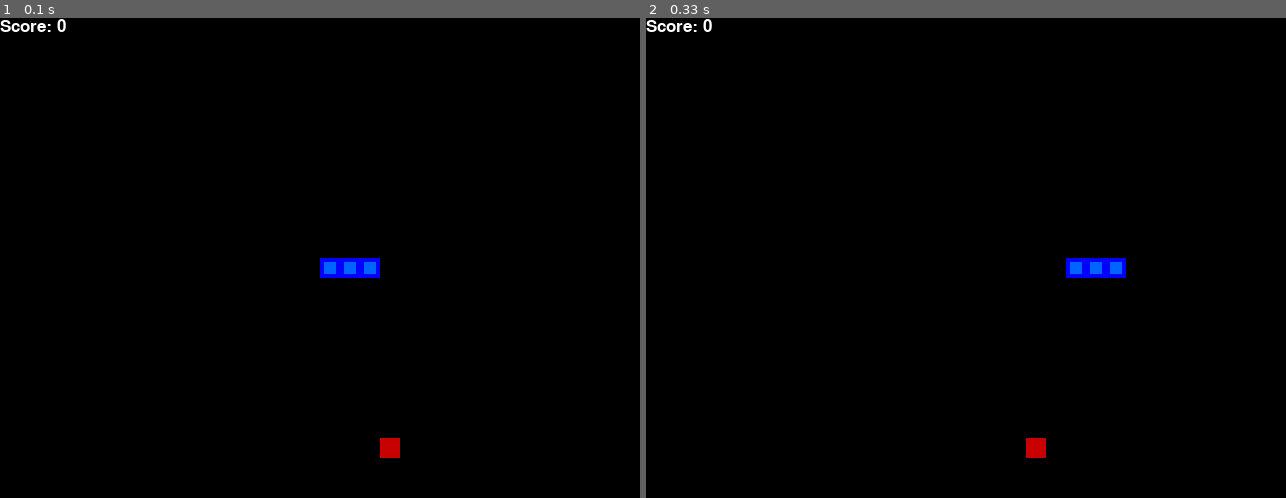
Above: before the commit, frames 1-2 (left to right).
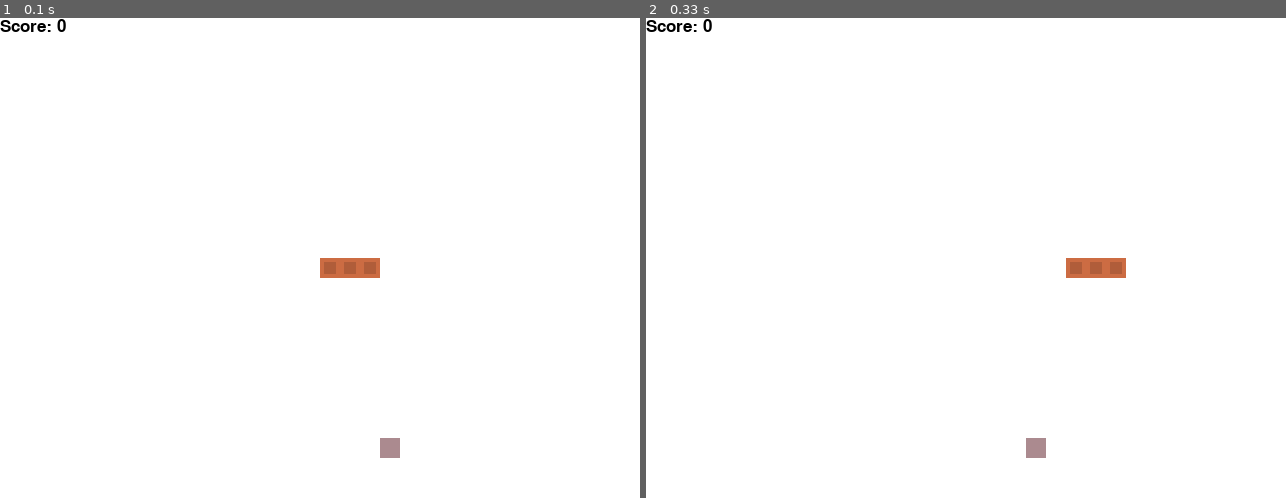
Above: after the commit, the same moments.

Repository: seankim658/Snake-Reinforcement-Learning
Game: pygame game, started from pygame_testing.py
Same seed, same stepped clock (60 frames per second), same inputs: the game is played once before the commit and once after it.
Inputs:
- Up to frame 1 (0.1 s): no input
- Up to frame 2 (0.33 s): no input

The runs differ from the first frame. In frame 1, 100% of the frame differs, in the area x 0-100%, y 0-100%; in frame 2, 100%.

Commit message:
finished human playable snake game

Diff:
--- a/pygame_testing.py
+++ b/pygame_testing.py
@@ -23,11 +23,11 @@
 Point = namedtuple('Point', 'x, y')
 
 # game colors
-WHITE = (255, 255, 255)
-RED = (200, 0, 0)
-BLUE1 = (0, 0, 255)
-BLUE2 = (0, 100, 255)
-BACKGROUND_COLOR = (0, 0, 0)
+TEXT_COLOR = (0, 0, 0)
+FOOD_COLOR = (171, 138, 143)
+SNAKE_COLOR_MAIN = (204, 108, 67)
+SNAKE_COLOR_ACCENT = (176, 93, 58)
+BACKGROUND_COLOR = (255, 255, 255)
 
 # game speed
 SPEED = 20
@@ -131,10 +131,10 @@
         '''
         self.display.fill(BACKGROUND_COLOR)
         for segment in self.snake:
-            pygame.draw.rect(self.display, BLUE1, pygame.Rect(segment.x, segment.y, SQUARE_SIZE, SQUARE_SIZE))
-            pygame.draw.rect(self.display, BLUE2, pygame.Rect(segment.x + 4, segment.y + 4, 12, 12))
-        pygame.draw.rect(self.display, RED, pygame.Rect(self.food.x, self.food.y, SQUARE_SIZE, SQUARE_SIZE))
-        text = font.render(f'Score: {self.score}', True, WHITE)
+            pygame.draw.rect(self.display, SNAKE_COLOR_MAIN, pygame.Rect(segment.x, segment.y, SQUARE_SIZE, SQUARE_SIZE))
+            pygame.draw.rect(self.display, SNAKE_COLOR_ACCENT, pygame.Rect(segment.x + 4, segment.y + 4, 12, 12))
+        pygame.draw.rect(self.display, FOOD_COLOR, pygame.Rect(self.food.x, self.food.y, SQUARE_SIZE, SQUARE_SIZE))
+        text = font.render(f'Score: {self.score}', True, TEXT_COLOR)
         self.display.blit(text, [0, 0])
         pygame.display.flip()
 
